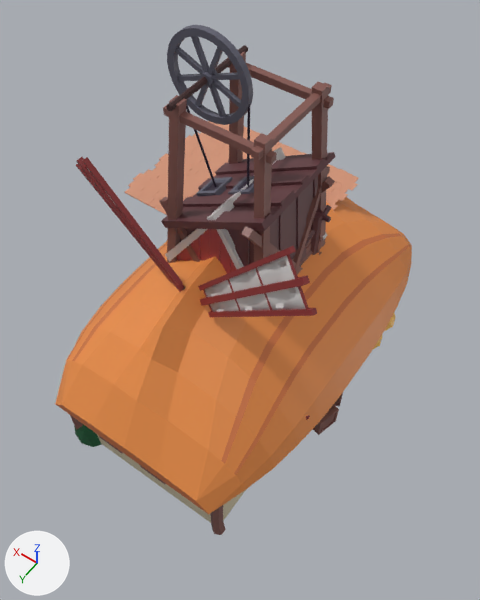
The FBX model Assets/Meshes/Buildings.fbx as it was, and as the next commit left it.
Camera for both pictures: a 50 mm lens placed at (-6.19, 8.97, 16.83), pointed at (-0.36, 0.81, 4.01). Arrows for +X, +Y and +Z are at lower left; the lights stay in place. Where no turn or scale is listed for an object, it has been applied to the vertices.

Objects in the first picture: 'Barn', 'Mine', 'MineWheel', 'Tiles', 'WindmillBuilding', 'WindmillSails'.
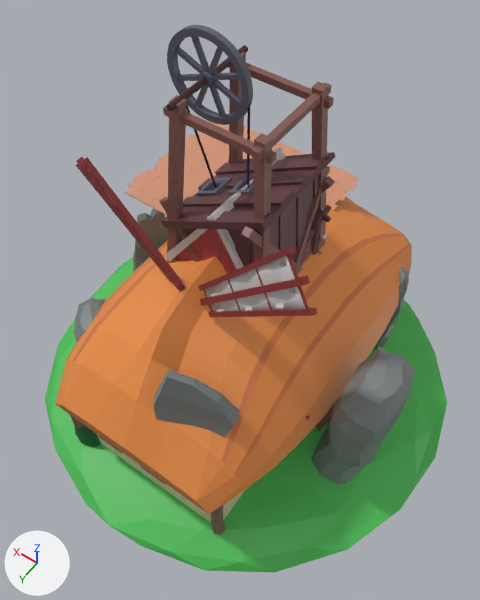
Commit message: Added the stone circle

Where the change shows, as pixel boxes [x1, y1, x2, y2] in the pictures (480 x 600 px):
'StoneCircle', added (green)
    after: [45, 209, 447, 573]

Edits to the bpy script that builds the scene:
```text
Add me_cube_015:
    me_cube_015.from_pydata(...)  # 727 vertices, 801 faces; spans x -5.98..6.0, y -6.12..6.02, z -0.8..5.26
    me_cube_015.materials.append(mat_material_001)  # picture img_twilioquest_76_32x_png
Add ob_stonecircle:
    ob_stonecircle = bpy.data.objects.new('StoneCircle', me_cube_015)
    ob_stonecircle.location = (0.0, 0.0, 0.0)
```
